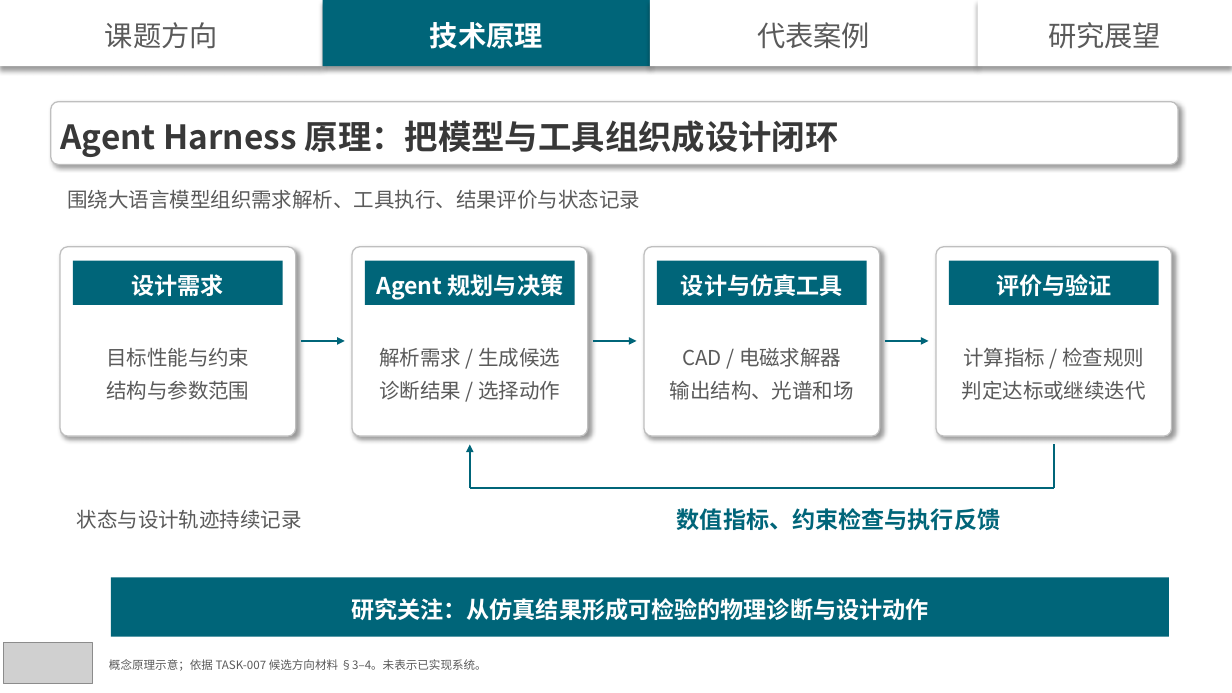
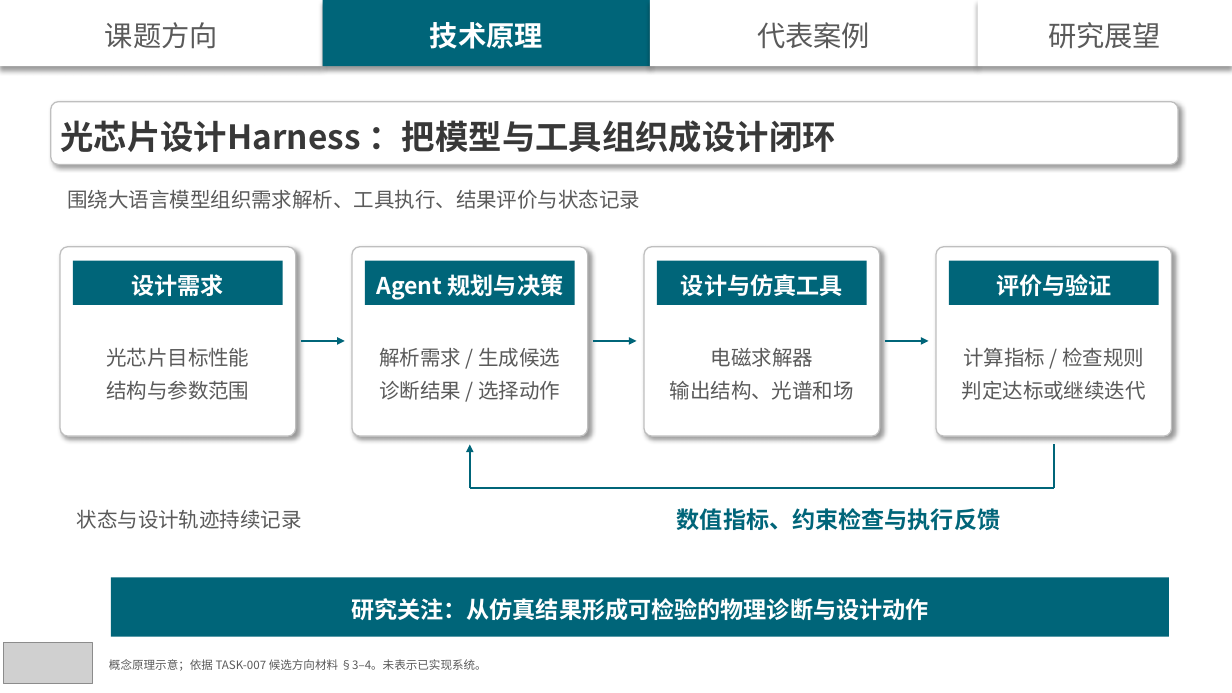
Before and after one commit to LlewynDavis/PIC_Harness_Research, a slide deck: slide 1 of presentations/task-020-group-topic-excerpt/Harness_课题介绍_原理与案例_模板版.pptx. Drawn at 1232x693 pixels with LibreOffice and Linux fonts; fonts in the diff are those of the drawing; grey boxes stand for pictures. Boxes give left, top, right and bottom in pixels: in the first picture for what was removed or moved away, otherwise in the second. Text is boxed around its words. In the diff, an @@ line names an element or a change of style, - is before the commit and + after.

```diff
--- a/presentations/task-020-group-topic-excerpt/Harness_课题介绍_原理与案例_模板版.pptx
+++ b/presentations/task-020-group-topic-excerpt/Harness_课题介绍_原理与案例_模板版.pptx
@@ text in rounded rectangle at [60, 120, 836, 152]: text changed @@
-Agent Harness 原理：把模型与工具组织成设计闭环
+光芯片设计Harness ：把模型与工具组织成设计闭环
@@ text at [106, 347, 249, 367]: text changed @@
-目标性能与约束
+光芯片目标性能
@@ text at [711, 348, 813, 367]: text changed @@
-CAD / 电磁求解器
+电磁求解器
```
Also in this commit, not shown: 51 other files.
